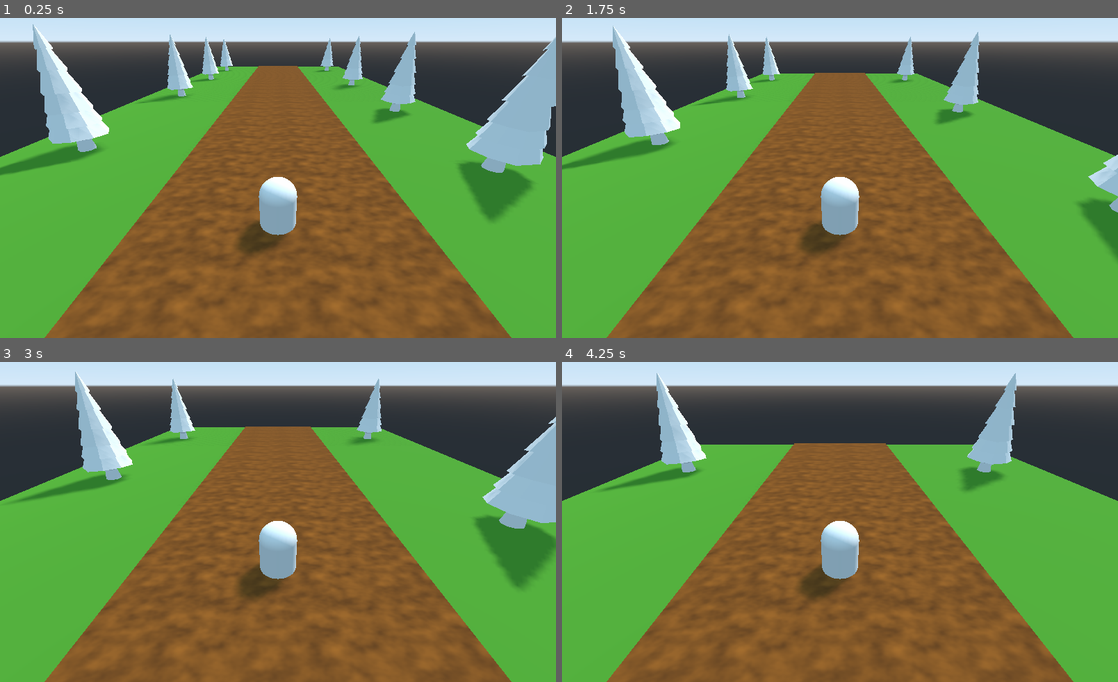
Above: before the commit, frames 1-4 (two rows, left to right).
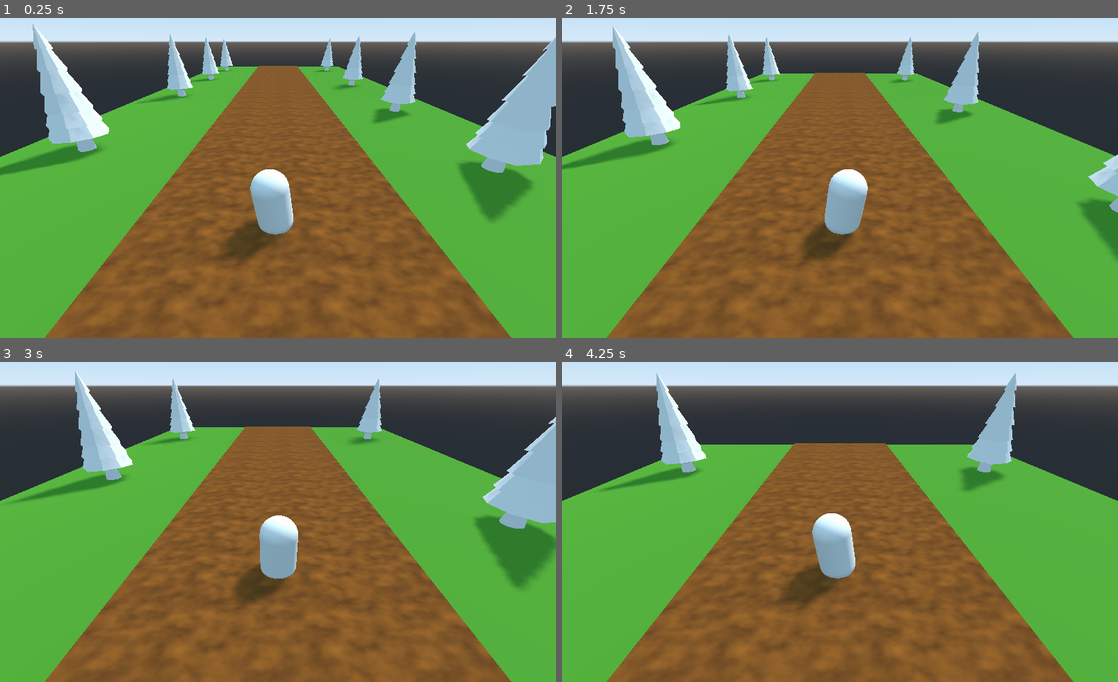
Above: after the commit, the same moments.

Repository: TaaviKodari/2022SyksyTo1830_Godot_Runner
Game: Godot game, scene res://Main.tscn
The game is run twice, just before and just after one commit, with the same random seed, the same clock (stepped at 60 frames per second) and the same inputs.
Inputs:
- Up to frame 1 (0.25 s): no input
- Up to frame 2 (1.75 s): no input
- Up to frame 3 (3 s): no input
- Up to frame 4 (4.25 s): no input

The runs differ from the first frame. In frame 1, 1.0% of the frame differs, in the area x 40-54%, y 47-76%; in frame 2, 1.0%, in the area x 42-55%, y 47-76%; in frame 3, 0.4%; in frame 4, 1.0%.

Commit message:
heiluminen tehty

Diff:
--- a/Player.gd
+++ b/Player.gd
@@ -2,19 +2,20 @@
 
 var run_speed : float = 8.0
 
-# Declare member variables here. Examples:
-# var a = 2
-# var b = "text"
+var time : float = 0.0
+var step_freq : float = 2.0 #kuinka usein
+var step_height : float = 0.2 #kuinka korkealle
+var step_tilt : float = 8.0 #degress
 
+onready var body_hinge = $BodyHinge
 
 # Called when the node enters the scene tree for the first time.
 func _ready():
 	pass # Replace with function body.
 
 
-# Called every frame. 'delta' is the elapsed time since the previous frame.
-#func _process(delta):
-#	pass
-
 func _physics_process(delta):
+	body_hinge.translation.y = step_height * (1 + sin(2.0 * PI * step_freq * time))
+	body_hinge.rotation_degrees.z = step_tilt * sin(PI * step_freq * time)
+	time += delta
 	move_and_slide(Vector3(0,0, -run_speed))
--- a/Player.tscn
+++ b/Player.tscn
@@ -8,10 +8,12 @@
 [node name="Player" type="KinematicBody"]
 script = ExtResource( 1 )
 
-[node name="MeshInstance" type="MeshInstance" parent="."]
+[node name="Camera" type="Camera" parent="."]
+transform = Transform( 1, 0, 0, 0, 0.866025, 0.5, 0, -0.5, 0.866025, 0, 5, 5 )
+
+[node name="BodyHinge" type="Spatial" parent="."]
+
+[node name="bodyMesh" type="MeshInstance" parent="BodyHinge"]
 transform = Transform( 1, 0, 0, 0, -4.37114e-08, 1, 0, -1, -4.37114e-08, 0, 1.002, 0 )
 mesh = SubResource( 1 )
-material/0 = null
-
-[node name="Camera" type="Camera" parent="."]
-transform = Transform( 1, 0, 0, 0, 0.866025, 0.5, 0, -0.5, 0.866025, 0, 5, 5 )
+skeleton = NodePath("../..")
--- a/project.godot
+++ b/project.godot
@@ -14,6 +14,12 @@
 run/main_scene="res://Main.tscn"
 config/icon="res://icon.png"
 
+[global]
+
+"Main Scene"=false
+Scene=false
+main_scene=false
+
 [gui]
 
 common/drop_mouse_on_gui_input_disabled=true
